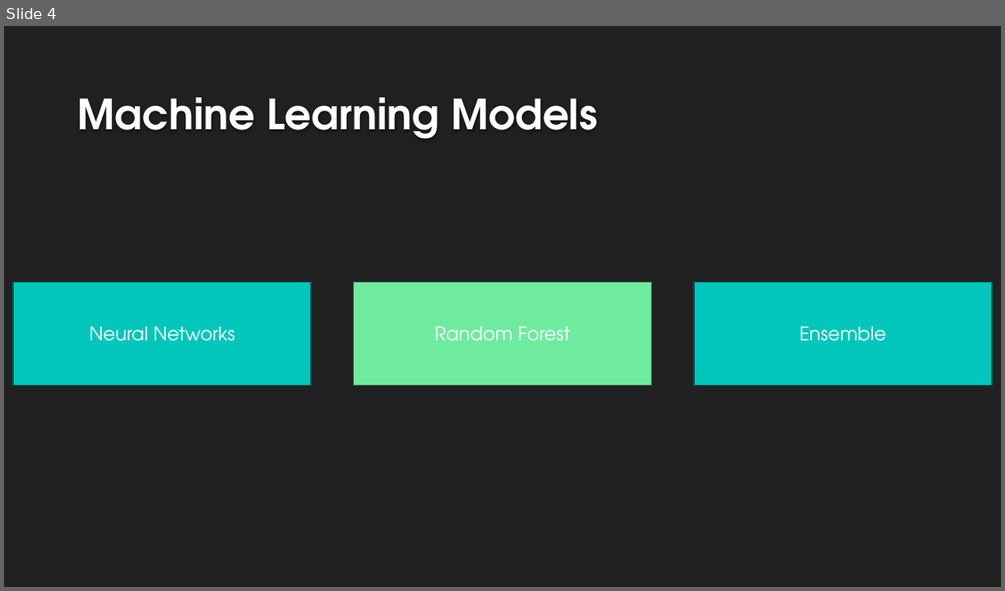
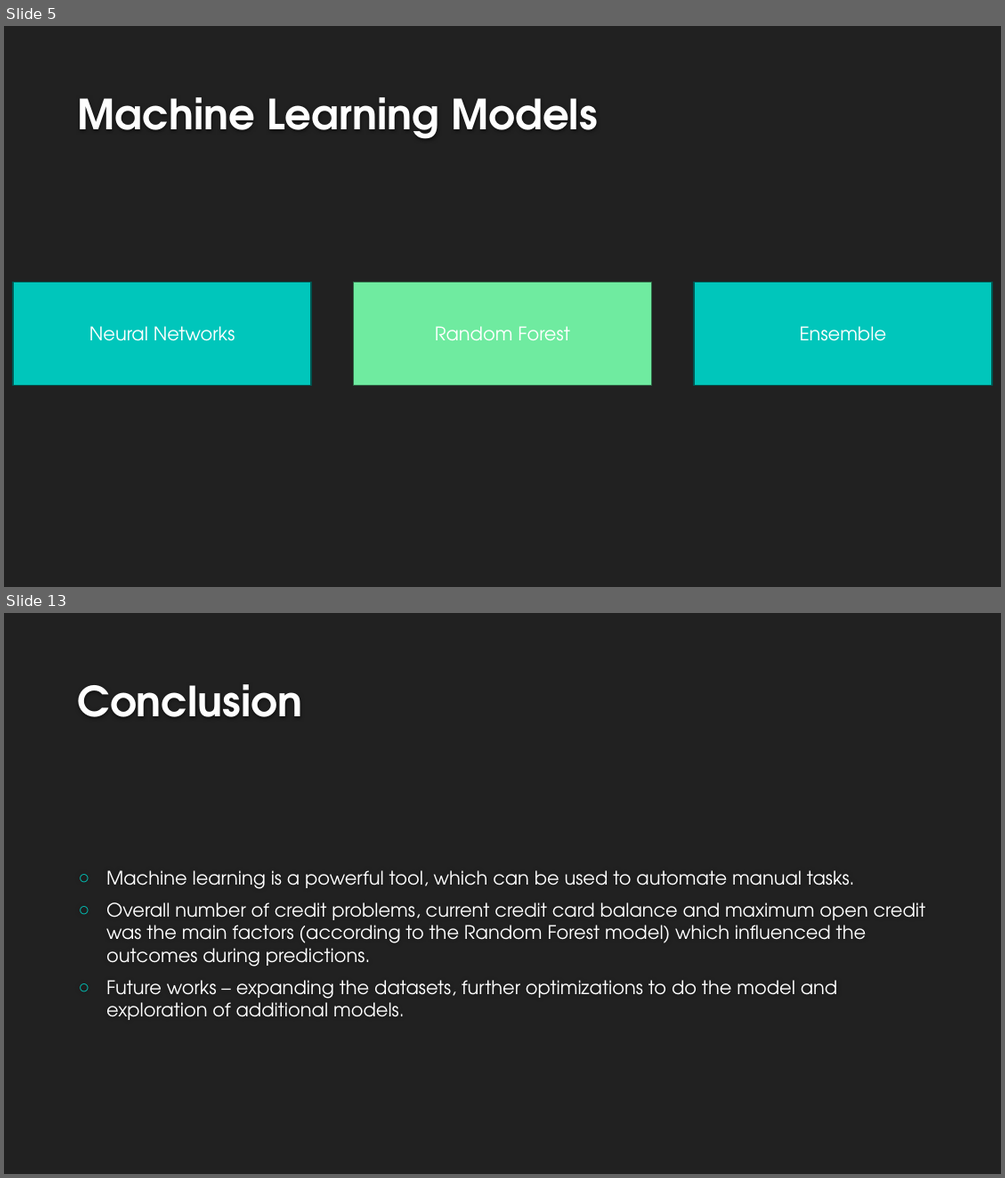
Before and after one commit to KavishNaran/Loan-risk---machine-learning, a slide deck: Credit Loan Presentation.pptx. Shown one above the other, each under a label of ours: slide 4 before the commit, slides 5 and 13 after it; the slides between them are not shown. The pictures are 1005x591 and 1005x1178 pixels, drawn with LibreOffice and Linux fonts; fonts in the diff are those of the drawing; background and template pictures are left out. Boxes give left, top, right and bottom in pixels: in the first picture for what was removed or moved away, otherwise in the second. Text is boxed around its words. In the diff, an @@ line names an element or a change of style, - is before the commit and + after.

```diff
--- a/Credit Loan Presentation.pptx
+++ b/Credit Loan Presentation.pptx
@@ slide 13 added at [4, 613, 1001, 1174], background #212121 @@
@@ title added at [78, 684, 303, 717], 40 pt, text #FEFEFE, bold @@
+Conclusion
@@ text added at [106, 870, 926, 1020], 18 pt, text #FFFFFF @@
+○ Machine learning is a powerful tool, which can be used to automate manual tasks.
+○ Overall number of credit problems, current credit card balance and maximum open credit was the main factors (according to the Random Forest model) which influenced the outcomes during predictions.
+○ Future works – expanding the datasets, further optimizations to do the model and exploration of additional models.
@@ what was slide 4 is now slide 5 @@
```
Also in this commit, not shown: 3 slides changed, 6 other slides added, 6 slides removed, 1 other file.
